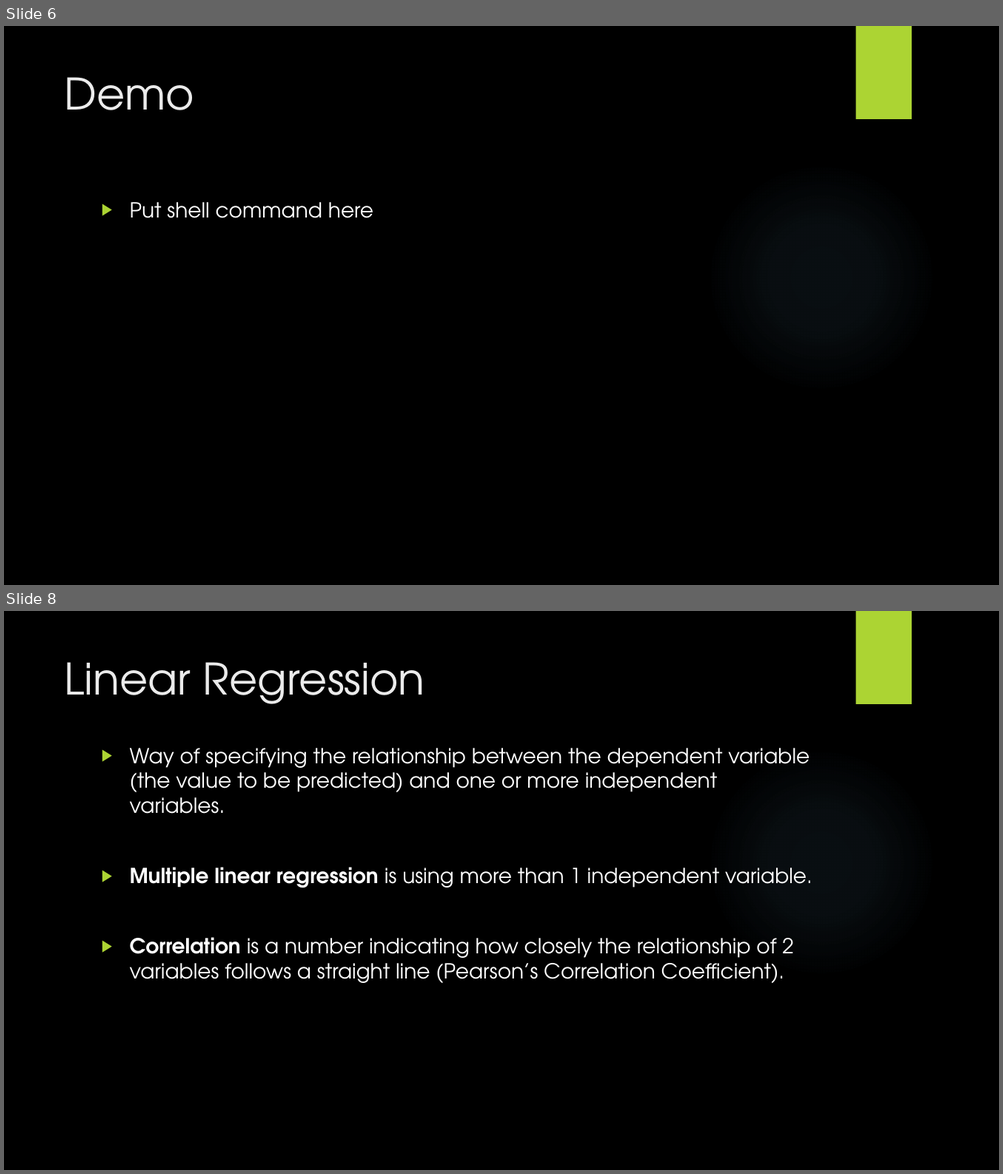
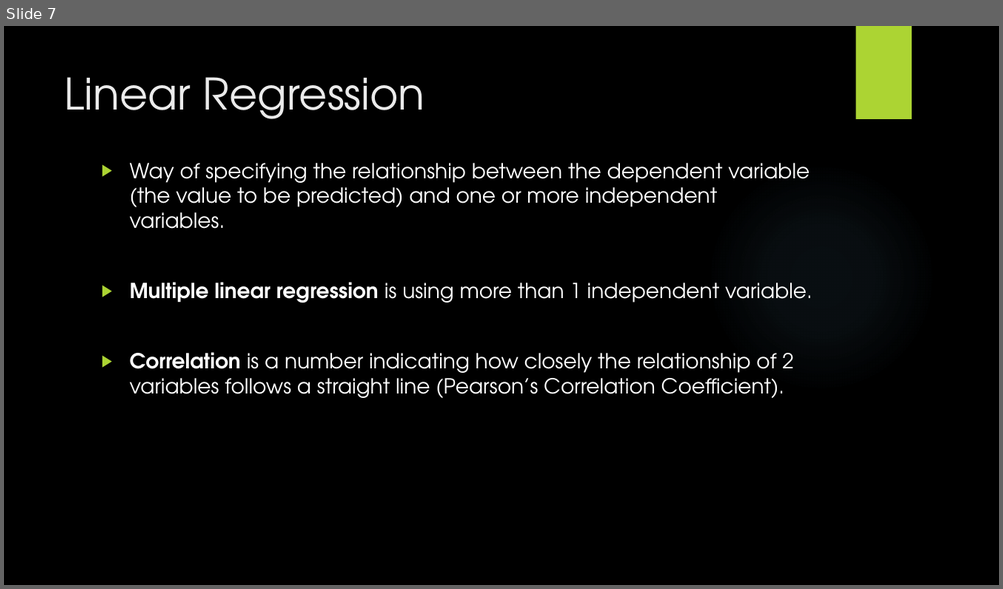
Before and after one commit to codyhock/Senior-Project, a slide deck: CHOCKfinal.pptx. Shown one above the other, each under a label of ours: slides 6 and 8 before the commit, slide 7 after it; the slides between them are not shown. The pictures are 1003x1174 and 1003x589 pixels, drawn with LibreOffice and Linux fonts; fonts in the diff are those of the drawing; background and template pictures are left out. Boxes give left, top, right and bottom in pixels: in the first picture for what was removed or moved away, otherwise in the second. Text is boxed around its words. In the diff, an @@ line names an element or a change of style, - is before the commit and + after.

```diff
--- a/CHOCKfinal.pptx
+++ b/CHOCKfinal.pptx
@@ slide 6 removed at [4, 26, 999, 585], background picture (left out); not listed: 2 template elements that a slide beside it also shows @@
@@ title removed at [64, 77, 194, 110] @@
-Demo
@@ text removed at [130, 202, 373, 218] @@
-▶ Put shell command here
@@ what was slide 8 is now slide 7 @@
```
Also in this commit, not shown: 7 slides changed, 4 slides added, 3 other slides removed, 2 other files.
